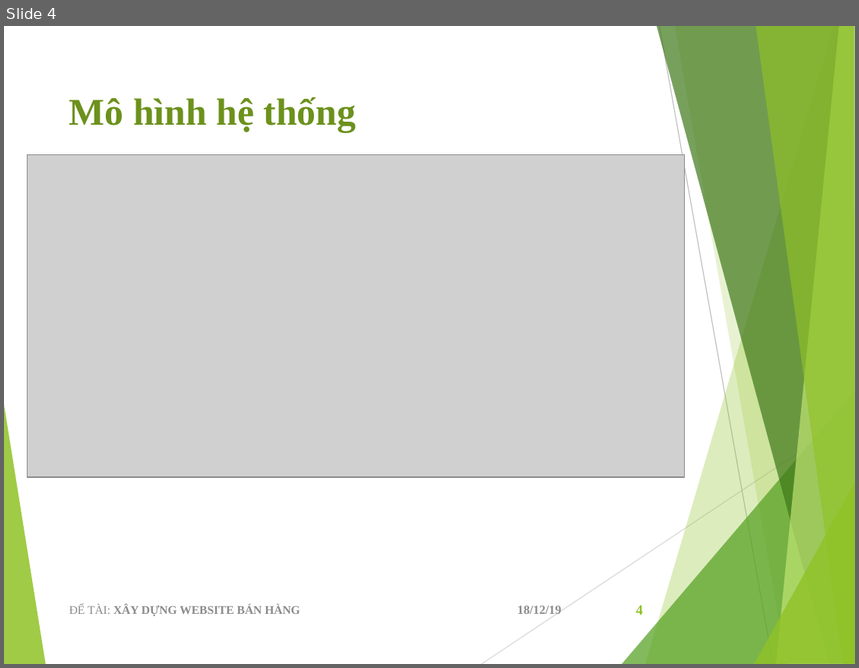
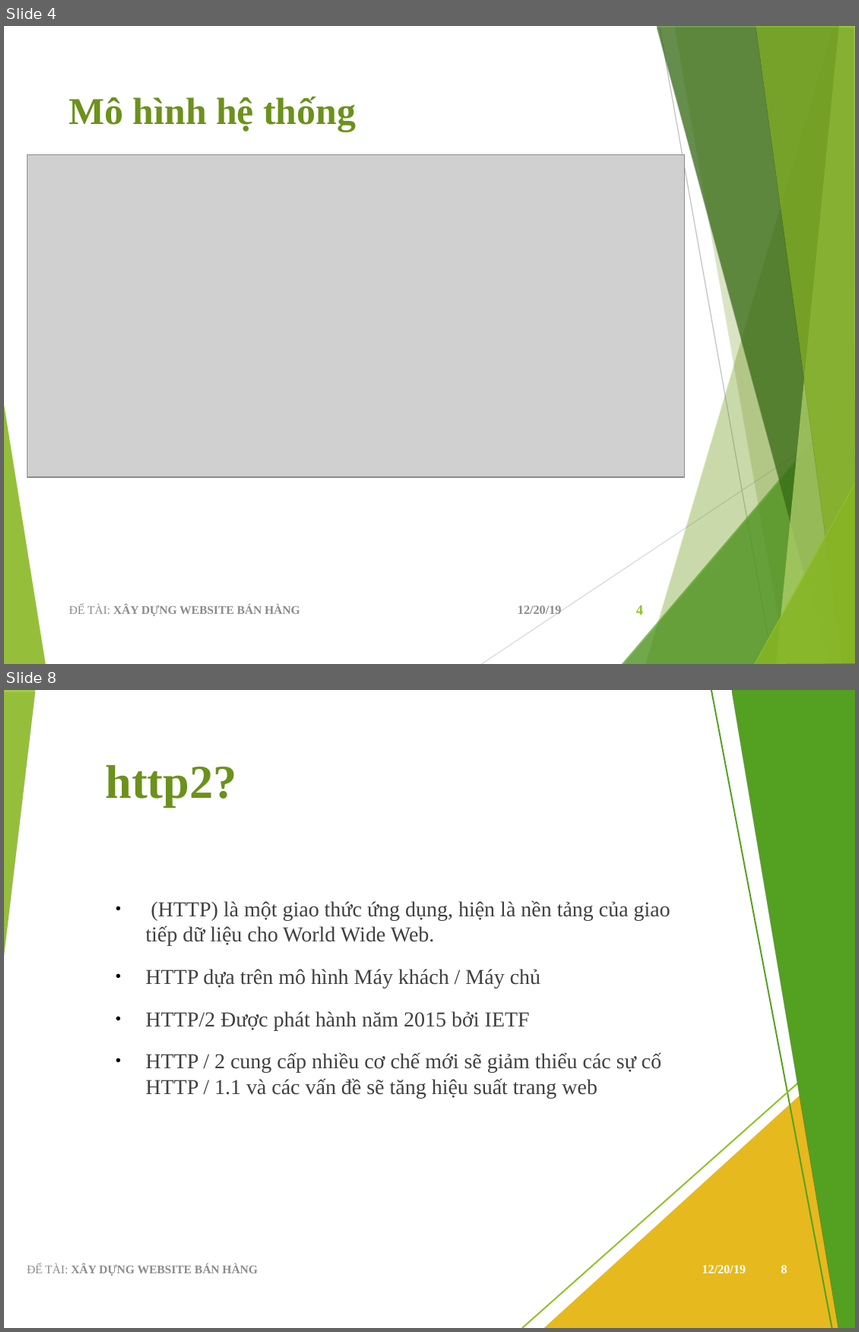
Before and after one commit to viet97/doandocs, a slide deck: DATN_Presentation.pptx. Shown one above the other, each under a label of ours: slide 4 before the commit, slides 4 and 8 after it; the slides between them are not shown. The pictures are 859x668 and 859x1332 pixels, drawn with LibreOffice and Linux fonts; fonts in the diff are those of the drawing; grey boxes stand for pictures. Boxes give left, top, right and bottom in pixels: in the first picture for what was removed or moved away, otherwise in the second. Text is boxed around its words. In the diff, an @@ line names an element or a change of style, - is before the commit and + after.

```diff
--- a/DATN_Presentation.pptx
+++ b/DATN_Presentation.pptx
@@ slide 8 added at [4, 690, 855, 1328], background #FFFFFF; not listed: 10 template elements that a slide beside it also shows @@
@@ rectangle added at [4, 690, 855, 1328], fill #FFFFFF @@
@@ triangle added at [4, 690, 35, 954], fill #90C226 at 85% opacity @@
@@ line added from (712, 690) to (832, 1328), #54A021 1.25 pt @@
@@ freeform shape added at [732, 690, 855, 1328], fill #54A021 @@
@@ text added at [106, 765, 237, 807], 40 pt, text #6C911C, bold @@
+http2?
@@ text added at [145, 901, 671, 1098], 18 pt, text #404040 @@
+● (HTTP) là một giao thức ứng dụng, hiện là nền tảng của giao tiếp dữ liệu cho World Wide Web.
+● HTTP dựa trên mô hình Máy khách / Máy chủ
+● HTTP/2 Được phát hành năm 2015 bởi IETF
+● HTTP / 2 cung cấp nhiều cơ chế mới sẽ giảm thiểu các sự cố HTTP / 1.1 và các vấn đề sẽ tăng hiệu suất trang web
@@ line added from (855, 1033) to (522, 1328), #90C226 1.25 pt @@
@@ triangle added at [544, 1046, 855, 1328], fill #E6B91E @@
@@ group added at [4, 690, 855, 1328]: 5 freeform shapes, 3 triangles, 2 lines @@
@@ text added at [27, 1265, 258, 1276], 10 pt, text #8B8B8B, bold @@
+ĐỂ TÀI: XÂY DỰNG WEBSITE BÁN HÀNG
@@ text added at [702, 1265, 747, 1274], 10.5 pt, text #FFFFFF, bold @@
+12/20/19
@@ page number added at [781, 1265, 788, 1274], 10.5 pt, text #FFFFFF, bold @@
+8
@@ slide 4 changed as well @@
@@ line (659, 26) - (773, 664): stroke #BFBFBF 0.75 pt to #BFBFBF 0.74 pt @@
@@ line (481, 664) - (855, 415): stroke #D9D9D9 0.75 pt to #D9D9D9 0.74 pt @@
@@ shadow on in 7 elements at [645, 26, 855, 664], [675, 26, 855, 664], [622, 391, 855, 664], [657, 26, 855, 664], [776, 26, 855, 664], [756, 26, 855, 664], [754, 481, 855, 664] @@
@@ text "ĐỂ TÀI: XÂY DỰNG WEBSITE ..." at [69, 605, 300, 617]: text colour #8C8C8C to #8B8B8B @@
@@ text at [518, 606, 562, 614]: text changed; text colour #8C8C8C to #8B8B8B @@
-18/12/19
+12/20/19
```
Also in this commit, not shown: 18 other slides changed, 2 other slides added.
